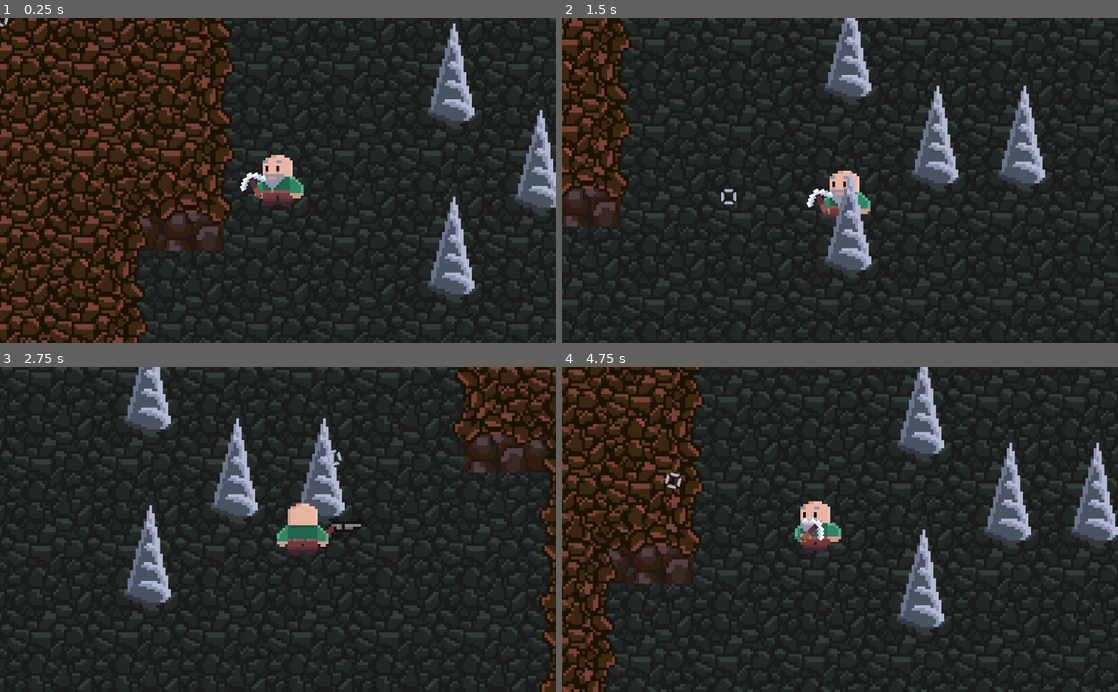
Above: before the commit, frames 1-4 (two rows, left to right).
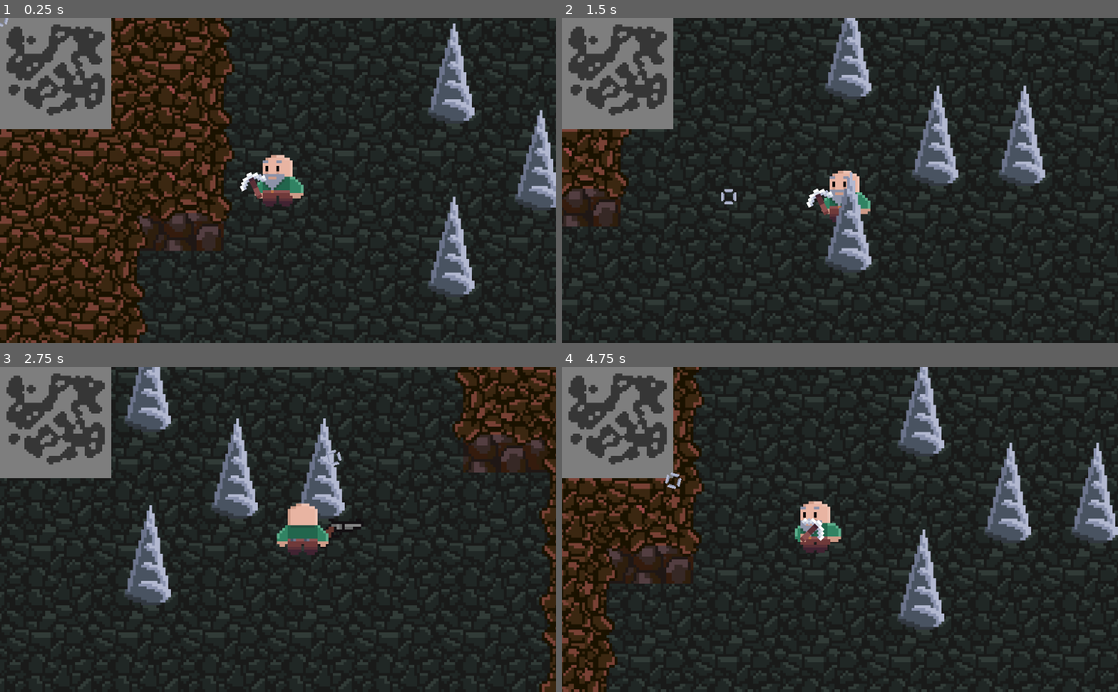
Above: after the commit, the same moments.

Repository: AyUpItsAli/Gunthers-Grotto-Coursework
Game: Godot game, scene res://World/Level/Level.tscn
Same seed, same stepped clock (60 frames per second), same inputs: the game is played once before the commit and once after it.
Inputs (mouse positions are in pixels of both pictures, inside the frame that each line leads up to):
- Up to frame 1 (0.25 s): no input
- Up to frame 2 (1.5 s): tap Enter at 0.5 s; move the mouse to (962, 164) at 0.52 s; hold D (move_right) 0.53-1.28 s; hold 3 (equip_dynamite) 0.53-1.28 s; move the mouse to (728, 196) at 1.27 s; hold S (move_down) from 1.28 s (still down); tap 1 (equip_pickaxe) at 1.35 s
- Up to frame 3 (2.75 s): move the mouse to (333, 458) at 2.02 s; release S (move_down) at 2.03 s; hold D (move_right) from 2.03 s (still down); hold 2 (equip_revolver) from 2.03 s (still down)
- Up to frame 4 (4.75 s): move the mouse to (812, 594) at 2.77 s; release D (move_right) at 2.78 s; release 2 (equip_revolver) at 2.78 s; hold W (move_up) 2.78-3.53 s; click (812, 594) at 2.85 s; move the mouse to (1006, 578) at 3.52 s; hold 3 (equip_dynamite) 3.53-4.28 s; hold A (move_left) from 3.53 s (still down); move the mouse to (673, 480) at 4.27 s; tap 1 (equip_pickaxe) at 4.35 s

The runs differ from the first frame. In frame 1, 6.8% of the frame differs, in the area x 0-20%, y 0-35%; in frame 2, 6.2%; in frame 3, 5.5%; in frame 4, 6.8%.

Commit message:
Minimap shows current cave
- Minimap now updates to show the current layout of the cave
- Minimap updates its scale as the size of the viewport changes

Diff:
--- a/GUI/HUD/HUD.tscn
+++ b/GUI/HUD/HUD.tscn
@@ -1,9 +1,10 @@
-[gd_scene load_steps=5 format=2]
+[gd_scene load_steps=6 format=2]
 
 [ext_resource path="res://Assets/GUI/Cursor.png" type="Texture" id=1]
 [ext_resource path="res://Assets/GUI/Animations/CursorIdle.tres" type="Animation" id=2]
 [ext_resource path="res://GUI/HUD/Cursor.gd" type="Script" id=3]
 [ext_resource path="res://GUI/HUD/Minimap.tres" type="TileSet" id=4]
+[ext_resource path="res://GUI/HUD/Minimap.gd" type="Script" id=5]
 
 [node name="HUD" type="CanvasLayer"]
 
@@ -12,6 +13,7 @@
 tile_set = ExtResource( 4 )
 cell_size = Vector2( 1, 1 )
 format = 1
+script = ExtResource( 5 )
 
 [node name="Cursor" type="Sprite" parent="."]
 scale = Vector2( 2, 2 )
--- /dev/null
+++ b/GUI/HUD/Minimap.gd
@@ -0,0 +1,26 @@
+extends TileMap
+
+const VIEWPORT_PERCENTAGE = 20
+const GROUND = 0
+const ROCK = 1
+
+func _ready():
+	get_viewport().connect("size_changed", self, "update_scale")
+	update_scale()
+
+# Updates the minimap's scale
+# Minimap's width will be a percentage of the screens width
+func update_scale():
+	var viewport_width = get_viewport_rect().size.x
+	var minimap_width = Globals.CAVE_SIZE * cell_size.x
+	var multiplier = VIEWPORT_PERCENTAGE * 0.01
+	scale.x = (viewport_width * multiplier) / minimap_width
+	scale.y = scale.x # Y scale equals the X scale as the map is square
+
+# Copies the layout of the given rock layer tilemap to the minimap tilemap
+func update_minimap(rock_layer: TileMap):
+	for x in range(Globals.CAVE_SIZE):
+		for y in range(Globals.CAVE_SIZE):
+			var tile = GROUND if rock_layer.get_cell(x, y) == -1 else ROCK
+
+			set_cell(x, y, tile)
--- a/World/Level/Level.gd
+++ b/World/Level/Level.gd
@@ -5,6 +5,7 @@
 onready var walls_layer = $World/WallsLayer
 onready var rock_layer = $World/RockLayer
 onready var objects = $World/Objects
+onready var minimap = $HUD/Minimap
 
 func _ready():
 	generate_level() # Generate a new level when the scene is loaded
@@ -28,6 +29,9 @@
 	# Update the walls layer to match the current rock layer
 	walls_layer.update_walls_layer()
 
+	# Update the minimap to match the current rock layer
+	minimap.update_minimap(rock_layer)
+
 	# Spawn objects
 	objects.spawn_stalagmites()
 	objects.spawn_gemstones()
